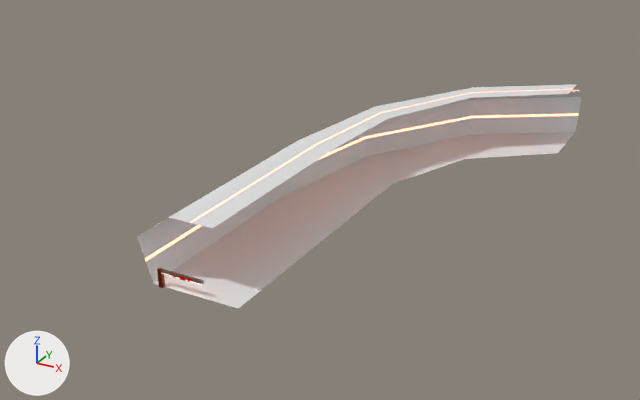
Two versions of the Blender file VIP area thing.blend, one commit apart.
The view is the same before and after, from a 50 mm camera at (83.3, -100.0, 71.9) aimed at (3.1, 45.8, -1.0). Arrows for +X, +Y and +Z are at lower left; the lights stay in place.

In view in the first picture: 'boom', 'tunnel'.
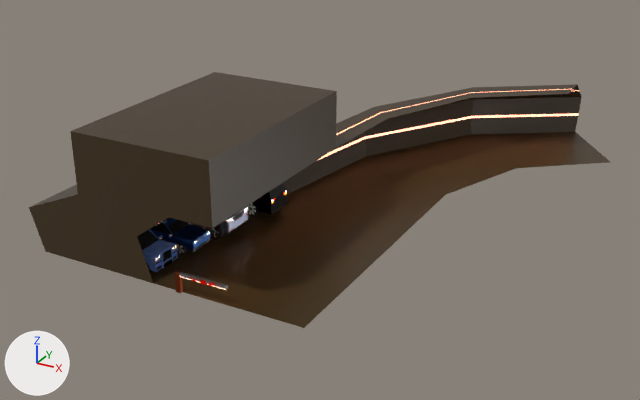
Commit message: Finished the VIP tunnnel thing

Patch to the scene script:
```diff
--- a/VIP area thing.blend.py
+++ b/VIP area thing.blend.py
@@ mat_tunnel @@
 mat_tunnel = principled_material('tunnel')
-mat_tunnel.base_color = (0.8, 0.8, 0.8)  # white #e7e7e7
+mat_tunnel.base_color = (0.0495, 0.027, 0.00655)  # brown #3f2e13
 mat_tunnel.roughness = 0.4
@@ mat_reverce_002 @@
+mat_reverce_002 = bpy.data.materials.new('reverce.002')
+mat_reverce_002.use_nodes = True; mat_reverce_002.node_tree.nodes.clear()
+_N = mat_reverce_002.node_tree.nodes; _L = mat_reverce_002.node_tree.links
+n0 = _N.new('ShaderNodeOutputMaterial'); n0.name = 'Material Output'
+n1 = _N.new('ShaderNodeBackground'); n1.name = 'Background'
+n1.inputs[0].default_value = (2.0, 2.0, 2.0, 1.0)  # 'Color', white #ffffff
+n1.inputs[1].default_value = 3.0  # 'Strength'
+_L.new(n1.outputs[0], n0.inputs[0])  # 'Background' to 'Surface'
@@ me_cylinder_001 @@
-me_cylinder_001.from_pydata(...)  # 55 vertices, 36 faces; spans x -18.7..26.4, y -61.1..51.7, z -8.1..4.9
+me_cylinder_001.from_pydata(...)  # 5758 vertices, 3750 faces, 61 loose edges; spans x -43.0..38.3, y -61.1..51.7, z -8.1..16.1
+# me_cylinder_001 part 1: 5 vertices removed from x 0.8..26.4, y -61.1..32.1, z -8.1; 5708 vertices added at x -43.0..38.3, y -61.1..32.1, z -8.1..16.1
 me_cylinder_001.materials.append(mat_tunnel)
 me_cylinder_001.materials.append(mat_tunnel_light)
+me_cylinder_001.materials.append(mat_suv_paint)  # blue #89adff
+me_cylinder_001.materials.append(mat_head_lights)  # white #ffffff
+me_cylinder_001.materials.append(mat_suv_chrome)  # black #000000
+me_cylinder_001.materials.append(mat_suv_black)  # black #000000
+me_cylinder_001.materials.append(mat_brake_light)  # red #ff0002
+me_cylinder_001.materials.append(mat_indicater)  # yellow #ffd141
+me_cylinder_001.materials.append(mat_reverce)  # white #ffffff
+me_cylinder_001.materials.append(mat_tyres)  # black #000000
+me_cylinder_001.materials.append(mat_wheels)  # grey #969696
+me_cylinder_001.materials.append(mat_bmw_paint)  # blue #396cc0
+me_cylinder_001.materials.append(mat_bmw_black)  # black #000000
+me_cylinder_001.materials.append(mat_bmw_silver)  # grey #b9b9b9
+me_cylinder_001.materials.append(mat_led)  # white #ffffff
+me_cylinder_001.materials.append(mat_light_001)  # white #e7e7e7
+me_cylinder_001.materials.append(mat_break_light)  # red #ff012a
+me_cylinder_001.materials.append(mat_indicator)  # yellow #ffff00
+me_cylinder_001.materials.append(mat_reverce_1)  # white #ffffff
+me_cylinder_001.materials.append(mat_bmw_badge)  # picture img_bmw_badge_jpg_002
+me_cylinder_001.materials.append(mat_bmw_black_001)  # black #000000
+me_cylinder_001.materials.append(mat_nissan_body)  # grey #a2a5bc
+me_cylinder_001.materials.append(mat_led_002)  # white #ffffff
+me_cylinder_001.materials.append(mat_indicater_002)  # orange #ee7020
+me_cylinder_001.materials.append(mat_lights)  # white #ffffff
+me_cylinder_001.materials.append(mat_nissan_black_001)  # black #000000
+me_cylinder_001.materials.append(mat_break_led)  # red #ff1000
+me_cylinder_001.materials.append(mat_break)  # red #ff403d
+me_cylinder_001.materials.append(mat_reverce_002)
+me_cylinder_001.materials.append(mat_nissan_red_001)  # red #e70005
+me_cylinder_001.materials.append(mat_nissan_black)  # black #000000
+me_cylinder_001.materials.append(mat_nissan_silver_001)  # white #e7e7e7
+me_cylinder_001.materials.append(mat_nissan_red)  # red #e70005
+me_cylinder_001.materials.append(mat_nissan_chrome)  # grey #b4b4b4
+me_cylinder_001.materials.append(mat_coffin_cart_body)  # black #000000
+me_cylinder_001.materials.append(mat_coffin_cart_black_001)  # black #000000
+me_cylinder_001.materials.append(mat_leds)  # white #ffffff
+me_cylinder_001.materials.append(mat_coffin_cart_whiteish)  # white #e7e7e7
+me_cylinder_001.materials.append(mat_indicators)  # orange #ff9218
+me_cylinder_001.materials.append(mat_brake_light_1)  # red #ff0c00
+me_cylinder_001.materials.append(mat_reverce_001_1)  # white #ffffff
+me_cylinder_001.materials.append(mat_coffin_cart_image)  # picture img_coffin_carten_right_side_image_png
@@ ob_boom @@
 ob_boom = bpy.data.objects.new('boom', me_cube_001)
-ob_boom.location = (0.6, 0.0, 2.7)
+ob_boom.location = (4.4, 0.1, 3.0)
@@ ob_vip @@
-ob_vip = bpy.data.objects.new('VIP', me_plane)
@@ ob_boom_001 @@
+ob_boom_001 = bpy.data.objects.new('boom.001', me_cube_007)  # 118 vertices, 72 faces; spans x 0.0..8.01, y -0.17..0.6, z -0.29..0.31; in mat_grey (grey #868686), mat_light (beige #ffc3a9), mat_red_lights (red #810200)
+ob_boom_001.location = (2.6, -0.3, 3.4)
+ob_boom_001.scale = (1.12, 1.12, 1.12)
```

What differs and where, as boxes (x1, y1, x2, y2) in the pictures (640 x 400 px):
'tunnel', recoloured, reshaped (grey to brown, 30% wider, 14% taller)
    before: (137, 84, 582, 309)
    after: (29, 72, 610, 328)
'boom', moved
    before: (157, 268, 204, 288)
    after: (174, 271, 183, 293)
'boom.001', added
    after: (179, 272, 228, 290)
    faces in mat_grey (grey #868686): (179, 272, 228, 289)
'VIP', deleted
    before: (171, 274, 193, 282)
part 1 of me_cylinder_001, built on
    before: (154, 132, 575, 309)
